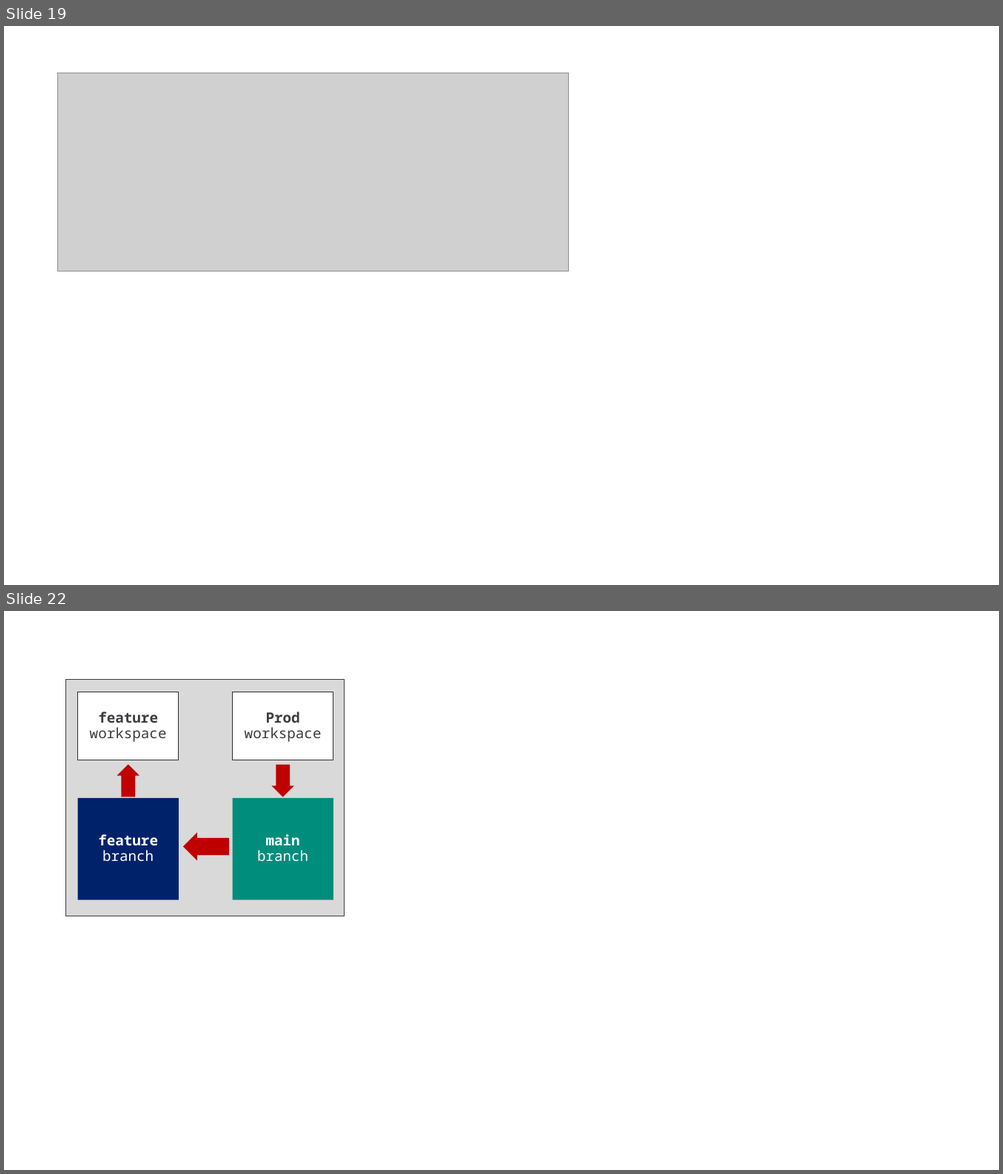
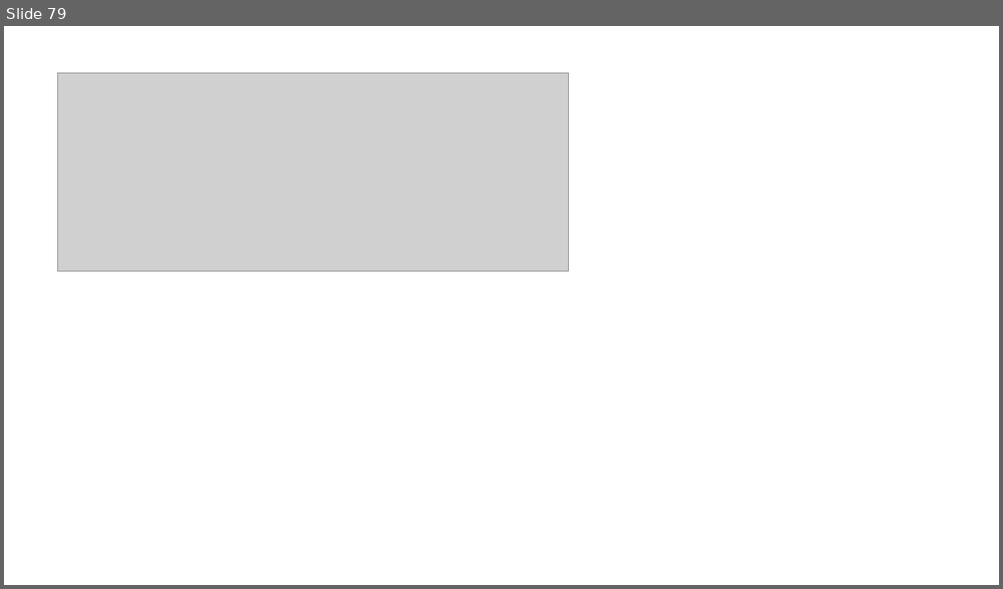
Before and after one commit to FabricDevCamp/fabric-cicd-whitepaper, a slide deck: pptx/Part 1 - Overview of Fabric CICD.pptx. Shown one above the other, each under a label of ours: slides 19 and 22 before the commit, slide 79 after it; the slides between them are not shown. The pictures are 1003x1174 and 1003x589 pixels, drawn with LibreOffice and Linux fonts; fonts in the diff are those of the drawing; grey boxes stand for pictures. Boxes give left, top, right and bottom in pixels: in the first picture for what was removed or moved away, otherwise in the second. Text is boxed around its words. In the diff, an @@ line names an element or a change of style, - is before the commit and + after.

```diff
--- a/pptx/Part 1 - Overview of Fabric CICD.pptx
+++ b/pptx/Part 1 - Overview of Fabric CICD.pptx
@@ slide 22 removed at (x1=4, y1=611, x2=999, y2=1170), background #FFFFFF @@
@@ rectangle removed at (x1=66, y1=679, x2=344, y2=916) @@
@@ rectangle removed at (x1=78, y1=692, x2=179, y2=760) @@
-feature
-workspace
@@ rectangle removed at (x1=232, y1=692, x2=333, y2=760) @@
-Prod
-workspace
@@ right arrow removed at (x1=117, y1=765, x2=140, y2=797) @@
@@ right arrow removed at (x1=272, y1=765, x2=294, y2=797) @@
@@ rectangle removed at (x1=78, y1=798, x2=179, y2=900) @@
-feature
-branch
@@ rectangle removed at (x1=232, y1=798, x2=333, y2=900) @@
-main
-branch
@@ right arrow removed at (x1=183, y1=832, x2=229, y2=860) @@
@@ what was slide 19 is now slide 79 @@
```
Also in this commit, not shown: 10 slides changed, 31 slides added, 6 other slides removed, 5 other files.
